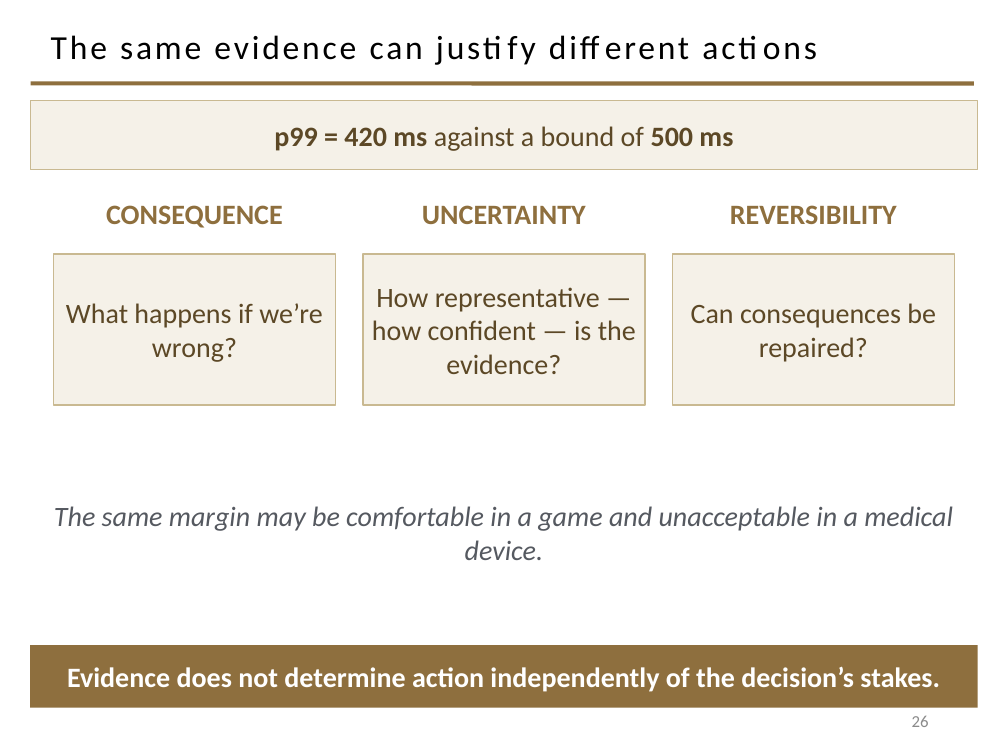
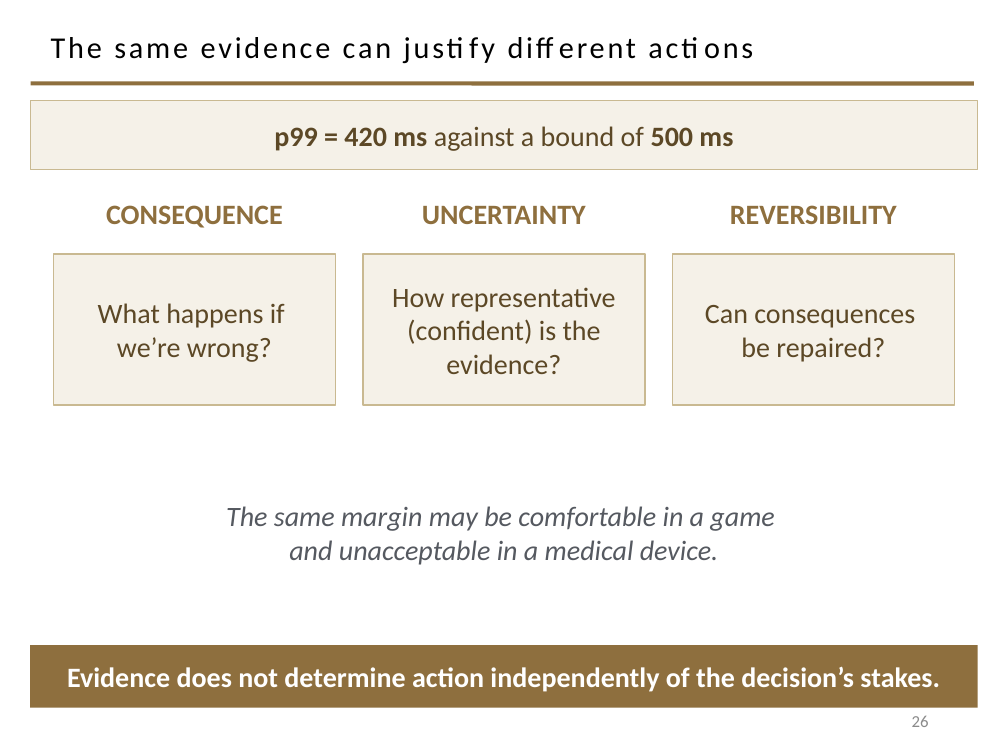
Before and after one commit to davisjam/model-based-agentic-software-engineering, a slide deck: slide 26 of course/lectures/act-1-foundations/09-engineering-decision-making-and-metrics/1-9-Engineering-Decision-Making-and-Metrics.pptx. Drawn at 1008x756 pixels with LibreOffice and Linux fonts; fonts in the diff are those of the drawing; background and template pictures are left out. Boxes give left, top, right and bottom in pixels: in the first picture for what was removed or moved away, otherwise in the second. Text is boxed around its words. In the diff, an @@ line names an element or a change of style, - is before the commit and + after.

```diff
--- a/course/lectures/act-1-foundations/09-engineering-decision-making-and-metrics/1-9-Engineering-Decision-Making-and-Metrics.pptx
+++ b/course/lectures/act-1-foundations/09-engineering-decision-making-and-metrics/1-9-Engineering-Decision-Making-and-Metrics.pptx
@@ title "The same evidence can justify ..." at (x1=51, y1=37, x2=391, y2=59): size 24 to 21.6 pt @@
@@ text in rectangle at (x1=392, y1=287, x2=616, y2=374): text changed @@
-How representative — how confident — is the evidence?
+How representative (confident) is the evidence?
@@ text in rectangle at (x1=98, y1=303, x2=285, y2=362): text changed @@
-What happens if we’re wrong?
+What happens if
+we’re wrong?
@@ text in rectangle at (x1=705, y1=305, x2=915, y2=362): text changed @@
-Can consequences be repaired?
+Can consequences
+be repaired?
@@ text at (x1=226, y1=506, x2=774, y2=565): text changed @@
-The same margin may be comfortable in a game and unacceptable in a medical device.
+The same margin may be comfortable in a game
+and unacceptable in a medical device.
```
Also in this commit, not shown: 23 other slides changed.
